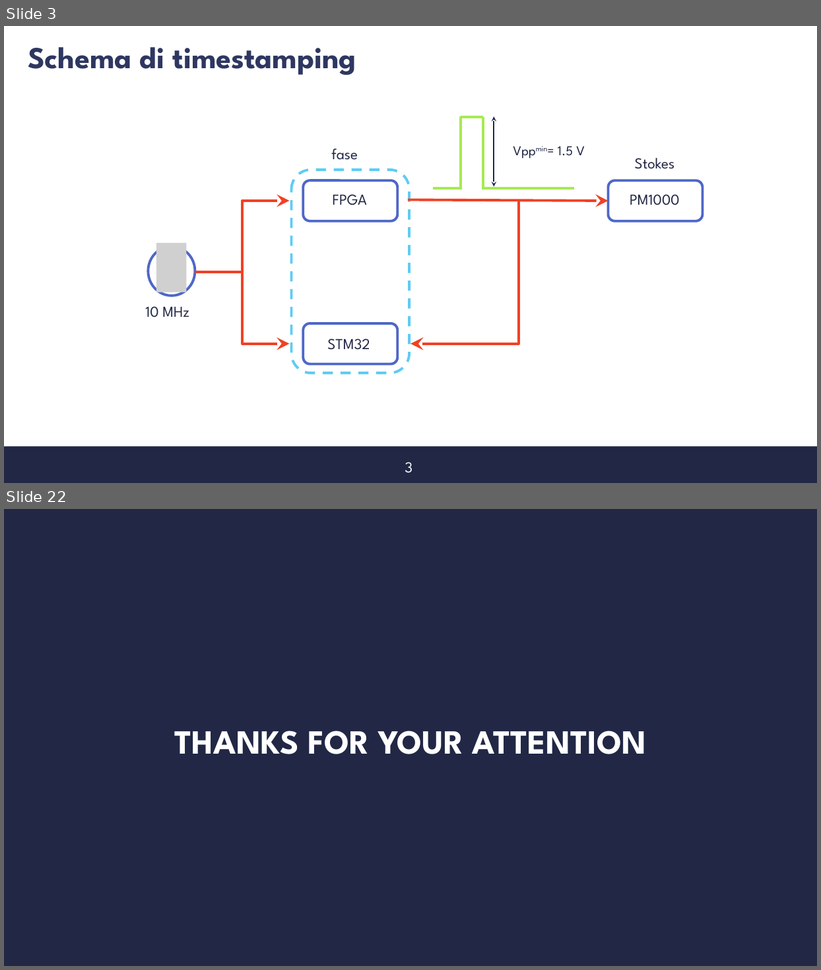
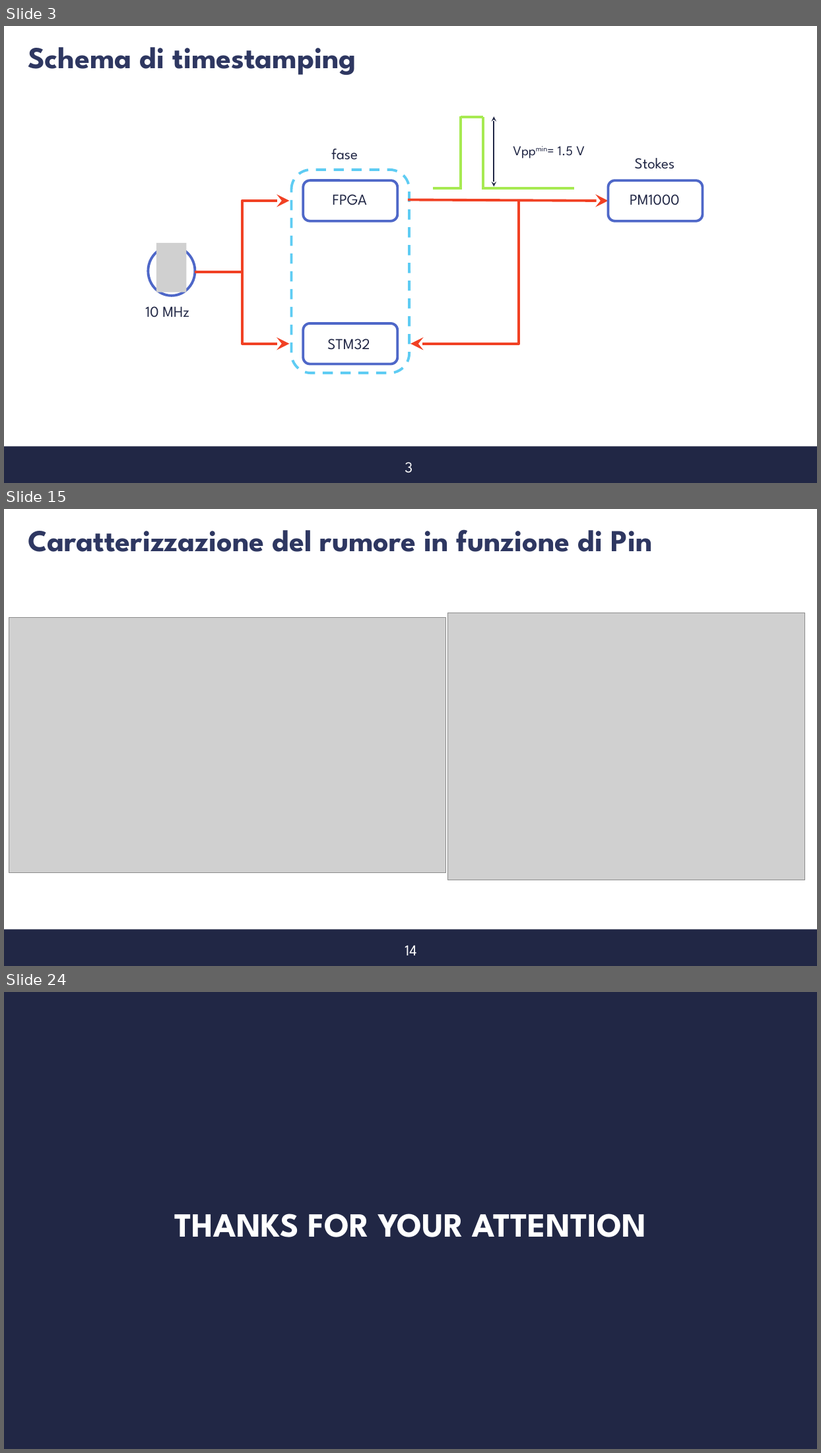
Before and after one commit to s347960/Presentazione, a slide deck: Presentazione_07_09 (1).pptx. Shown one above the other, each under a label of ours: slides 3 and 22 before the commit, slides 3, 15 and 24 after it; the slides between them are not shown. The pictures are 821x970 and 821x1453 pixels, drawn with LibreOffice and Linux fonts; fonts in the diff are those of the drawing; grey boxes stand for pictures; background and template pictures are left out. Boxes give left, top, right and bottom in pixels: in the first picture for what was removed or moved away, otherwise in the second. Text is boxed around its words. In the diff, an @@ line names an element or a change of style, - is before the commit and + after.

```diff
--- a/Presentazione_07_09 (1).pptx
+++ b/Presentazione_07_09 (1).pptx
@@ slide 15 added at <box>4,509,817,966</box>, background #FFFFFF; not listed: 1 template element that a slide beside it also shows @@
@@ title added at <box>28,529,653,552</box>, 36 pt, text #2E3761, bold @@
+Caratterizzazione del rumore in funzione di Pin
@@ picture added at <box>9,618,446,873</box> @@
@@ picture added at <box>448,613,805,881</box> @@
@@ text added at <box>405,945,416,956</box>, 18 pt, text #FFFFFF @@
+14
@@ what was slide 22 is now slide 24 @@
```
Also in this commit, not shown: 17 slides changed, 3 other slides added, 2 slides removed.
